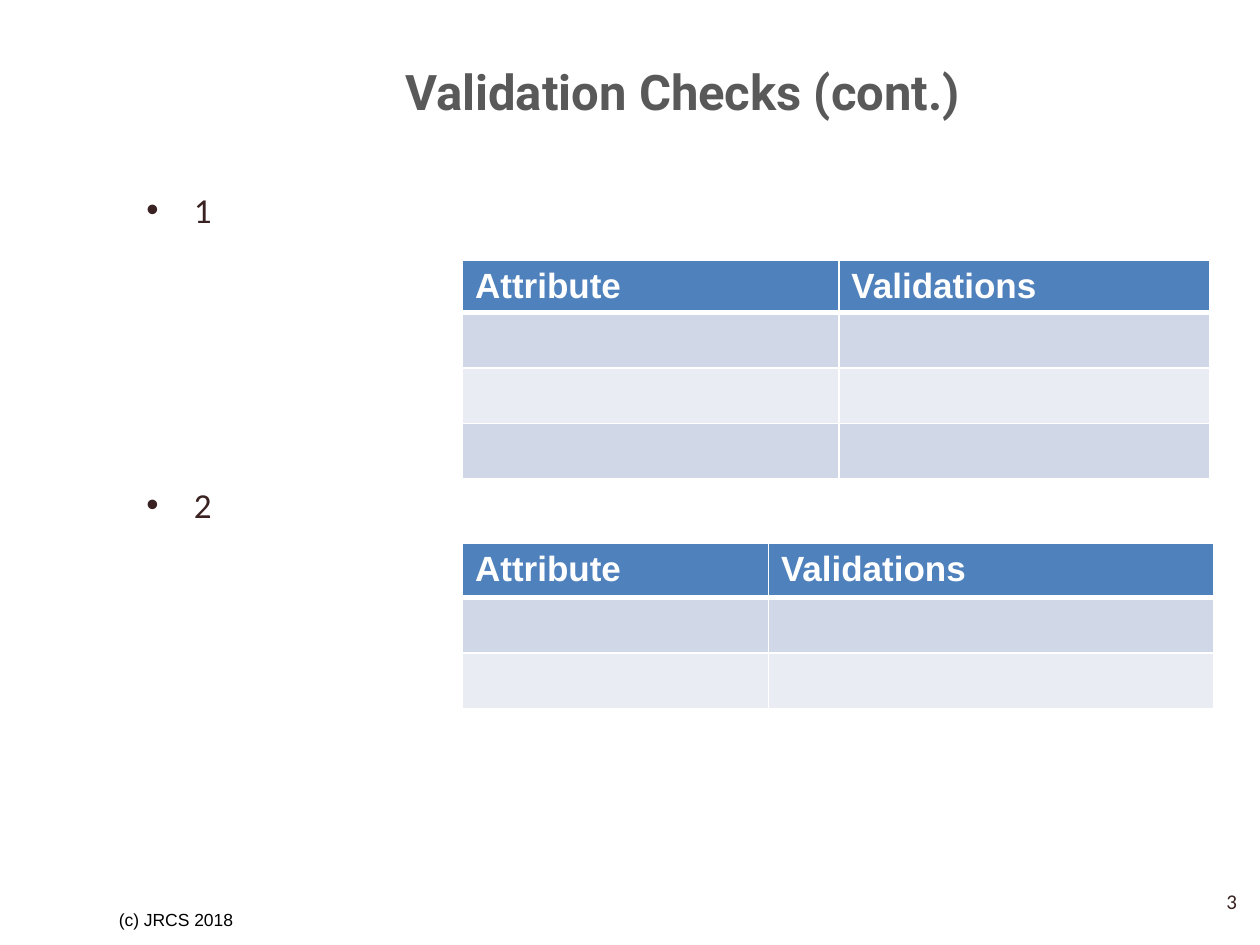
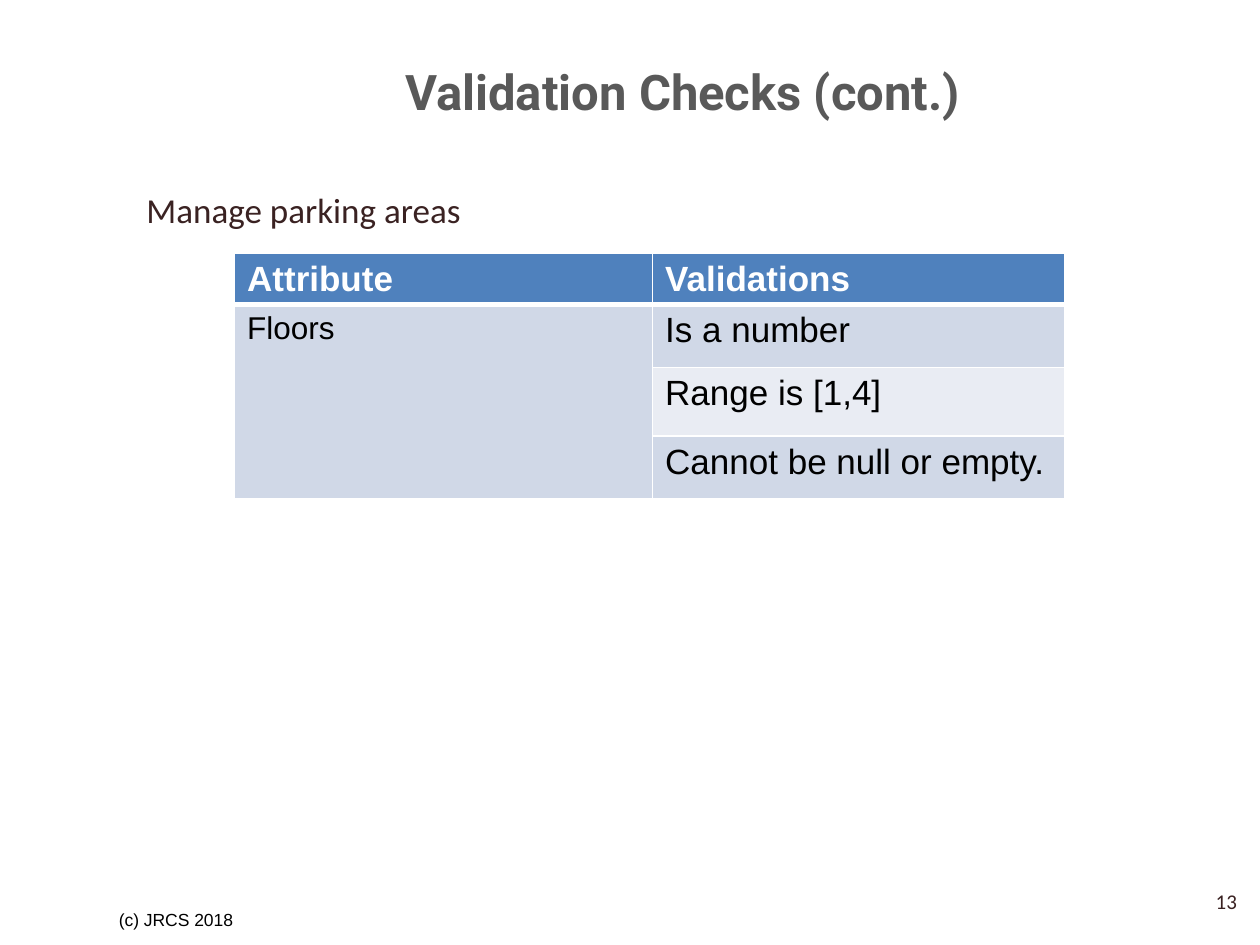
Before and after one commit to SrihariShastry/UTA_Parking, a slide deck: slide 13 of Project_Analysis_Team_3/Validation Checks and Rules Tables.pptx (slide 3 before the commit). Drawn at 1260x945 pixels with LibreOffice and Linux fonts; fonts in the diff are those of the drawing; background and template pictures are left out. Boxes give left, top, right and bottom in pixels: in the first picture for what was removed or moved away, otherwise in the second. Text is boxed around its words. In the diff, an @@ line names an element or a change of style, - is before the commit and + after.

```diff
--- a/Project_Analysis_Team_3/Validation Checks and Rules Tables.pptx
+++ b/Project_Analysis_Team_3/Validation Checks and Rules Tables.pptx
@@ text at (x1=146, y1=198, x2=460, y2=229): text changed @@
-• 1
-• 2
+Manage parking areas
@@ table at (x1=234, y1=253, x2=1065, y2=498) @@
-row 2:  | 
-row 3:  | 
+row 2: Floors | Is a number
+row 3:  | Range is [1,4]
+row 4:  | Cannot be null or empty.
@@ table resized from (x1=462, y1=543, x2=1215, y2=707) to (x1=234, y1=253, x2=1065, y2=498) @@
@@ table removed at (x1=462, y1=261, x2=1211, y2=465), 4 rows, 2 columns @@
-Attribute | Validations
- | 
- | 
- | 
@@ page number at (x1=1216, y1=895, x2=1237, y2=909): text changed @@
-3
+13
```
Also in this commit, not shown: 5 other slides changed, 12 slides added, 4 slides removed, 3 other files.
